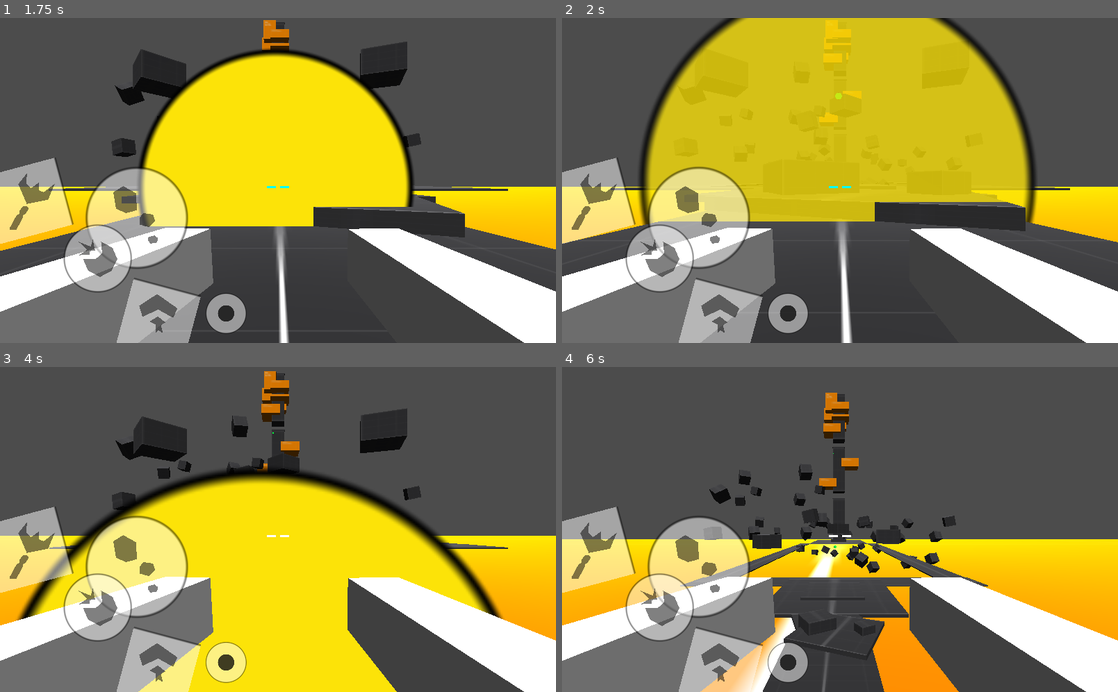
Above: before the commit, frames 1-4 (two rows, left to right).
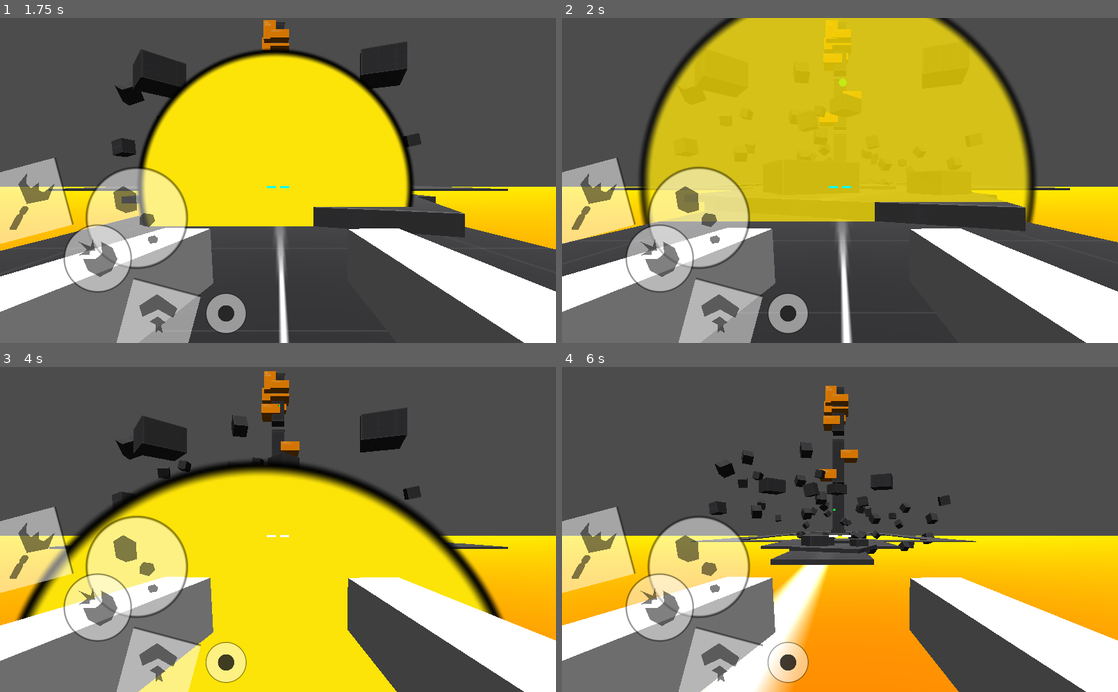
Above: after the commit, the same moments.

Repository: don-tnowe/godot-grappling-hook-fps
Game: Godot game, scene res://src/Screens/Main.tscn
The game is run twice, just before and just after one commit, with the same random seed, the same clock (stepped at 60 frames per second) and the same inputs.
Inputs (mouse positions are in pixels of both pictures, inside the frame that each line leads up to):
- Up to frame 1 (1.75 s): tap Enter at 0.5 s; move the mouse to (305, 180) at 0.52 s; hold W (move_fwd) from 0.53 s (still down); right-click (305, 180) at 0.6 s; tap Space (jump) at 0.77, 1.52 s; move the mouse to (250, 180) at 1.27 s; click (250, 180) at 1.35 s
- Up to frame 2 (2 s): keep holding W (move_fwd)
- Up to frame 3 (4 s): move the mouse to (289, 523) at 2.02 s; tap Shift (fire_special) at 2.1 s; tap Space (jump) at 2.75, 3.02, 3.77 s; move the mouse to (272, 536) at 2.77 s; tap Alt at 2.85 s; move the mouse to (444, 578) at 3.52 s; release W (move_fwd) at 3.53 s; hold A (strafe_left) from 3.53 s (still down); right-click (444, 578) at 3.6 s
- Up to frame 4 (6 s): move the mouse to (673, 480) at 4.27 s; click (673, 480) at 4.35 s; tap Space (jump) at 4.52 s; move the mouse to (845, 529) at 5.02 s; release A (strafe_left) at 5.03 s; hold W (move_fwd) 5.03-5.78 s; tap Shift (fire_special) at 5.1 s; move the mouse to (817, 523) at 5.77 s; hold D (strafe_right) from 5.78 s (still down); tap Alt at 5.85 s

Frame 1 is identical in both runs. In frame 2, less than 0.1% of the frame differs, in the area x 49-52%, y 18-25%; in frame 3, 6.5%; in frame 4, 15%, in the area x 0-100%, y 5-100%.

Commit message:
Improve Rokcets Again

Diff:
--- a/src/Hero/Weapons/RocketLauncherRocket.gd
+++ b/src/Hero/Weapons/RocketLauncherRocket.gd
@@ -2,9 +2,9 @@
 
 
 export var rocket_speed := 6.0
-export var explosion_power := 20.0
+export var explosion_power := 25.0
 export var explosion_radius := 6.0
-export var explosion_power_normal := 10.0
+export var explosion_power_normal := 20.0
 
 var velocity := Vector3.ZERO
 var grapple_attached := false
@@ -49,6 +49,6 @@
 	if "velocity" in body:
 		var knockback_power = (explosion_radius - body.global_translation.distance_to(global_translation)) / explosion_radius * explosion_power
 		var knockback_direction = global_translation.direction_to(body.global_translation)
-		body.velocity += body.velocity * body.velocity.normalized().dot(knockback_direction)
+		var colinearity = body.velocity.normalized().dot(knockback_direction)
 		body.velocity += knockback_direction * knockback_power
-		body.velocity += impact_normal * explosion_power_normal
+		body.velocity += impact_normal * explosion_power_normal * colinearity * colinearity
